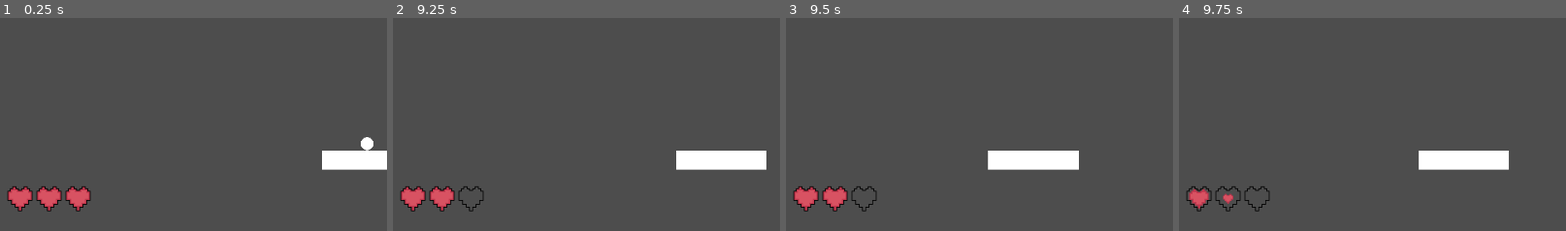
Above: before the commit, frames 1-4 (left to right).
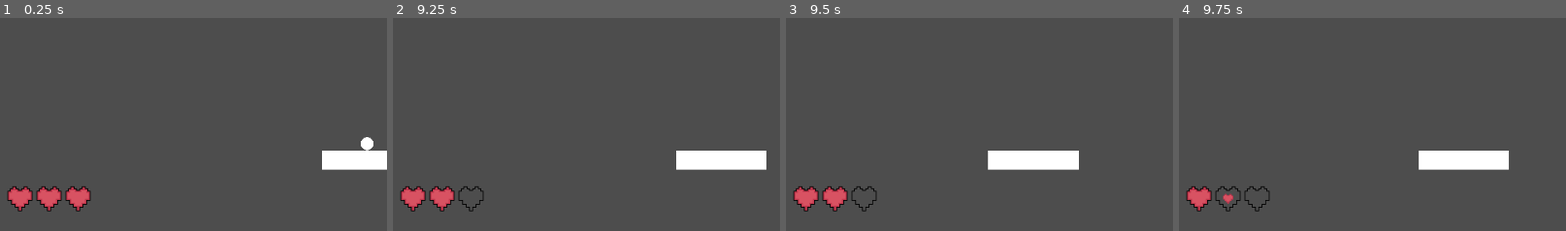
Above: after the commit, the same moments.

Repository: koviant/20GamesChallengeGodot
Game: Godot game, scene res://scenes/main.tscn
The game is run twice, just before and just after one commit, with the same random seed, the same clock (stepped at 60 frames per second) and the same inputs.
Inputs (mouse positions are % of the whole screen's width and height, from its top left):
- Up to frame 1 (0.25 s): no input
- Up to frame 2 (9.25 s): tap Enter at 0.5 s; move the mouse to (72, 44) at 0.52 s; hold Right (ui_right) 0.53-1.28 s; click (72, 44) at 0.67 s; move the mouse to (30, 54) at 1.27 s; hold Left (ui_left) 1.28-2.03 s; move the mouse to (60, 27) at 2.02 s; hold Right (ui_right) 2.03-3.53 s; move the mouse to (45, 69) at 2.77 s; click (45, 69) at 2.92 s; move the mouse to (80, 64) at 3.52 s; hold Left (ui_left) 3.53-5.78 s; move the mouse to (20, 34) at 4.27 s; move the mouse to (55, 49) at 5.02 s; click (55, 49) at 5.17 s; move the mouse to (35, 24) at 5.77 s; hold Right (ui_right) 5.78-8.03 s; move the mouse to (72, 44) at 6.52 s; move the mouse to (30, 54) at 7.27 s; click (30, 54) at 7.42 s; move the mouse to (60, 27) at 8.02 s; hold Left (ui_left) from 8.03 s (still down); move the mouse to (45, 69) at 8.77 s
- Up to frame 3 (9.5 s): keep holding Left (ui_left)
- Up to frame 4 (9.75 s): move the mouse to (80, 64) at 9.52 s; release Left (ui_left) at 9.53 s; hold Right (ui_right) from 9.53 s (still down); click (80, 64) at 9.67 s
The pictures show only the part of the screen within x 3-53%, y 50-100%; the shares and areas given below are measured in that part.

Frames 1-3 are identical in both runs. In frame 4, 0.2% of the frame differs, in the area x 2-9%, y 79-91%.

Commit message:
Adjusted beating heart animation

Diff:
--- a/breakout/scripts/life.gd
+++ b/breakout/scripts/life.gd
@@ -103,10 +103,10 @@
 	var h = _full_hearts[0]
 
 	var tween = create_tween().set_loops()
-	tween.tween_property(h, "scale", Vector2.ONE * 0.8, _beating_heart_animation_duration)
+	tween.tween_interval(_heart_animation_duration)
+	tween.tween_property(h, "scale", Vector2.ONE * 0.7, _beating_heart_animation_duration)
 	tween.tween_interval(_beating_heart_animation_duration)
 	tween.tween_property(h, "scale", Vector2.ONE, _beating_heart_animation_duration)
-	tween.tween_interval(_heart_animation_duration)
 	tween.stop()
 
 	_beating_last_heart_animation = tween
